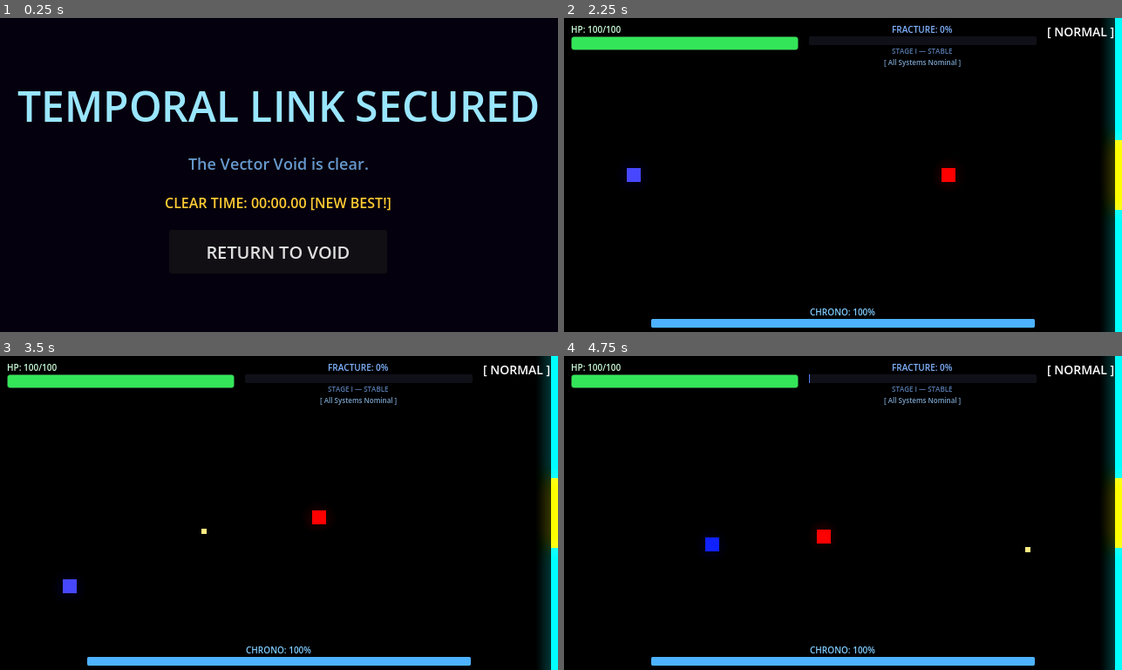
Above: before the commit, frames 1-4 (two rows, left to right).
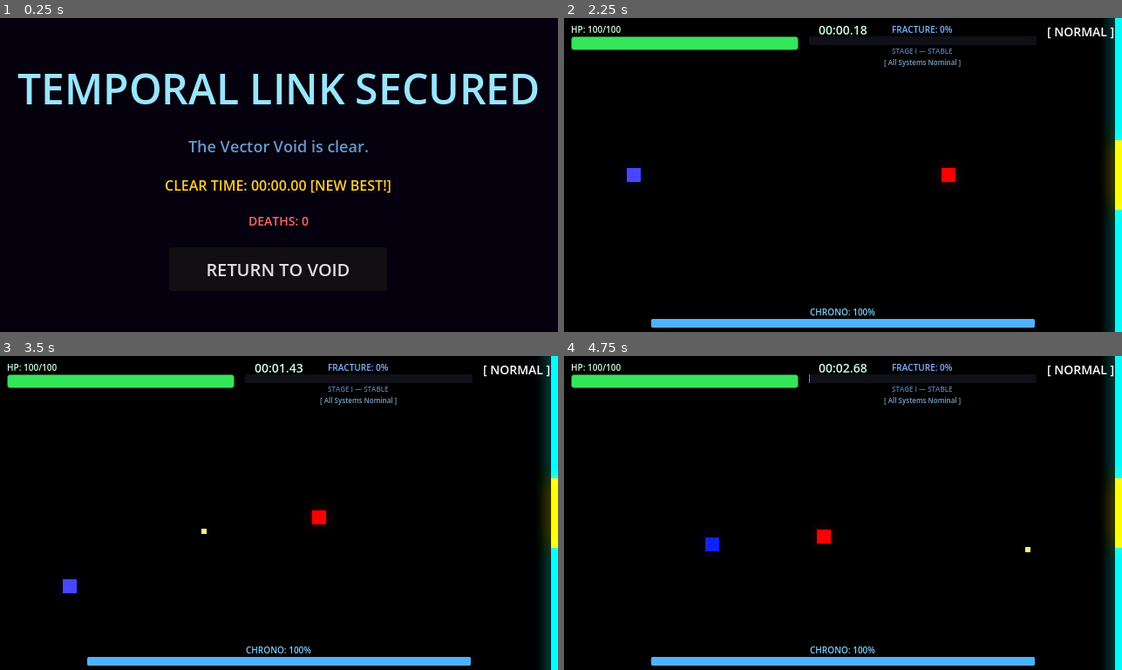
Above: after the commit, the same moments.

Repository: scarf-y/Polychron
Game: Godot game, scene res://scenes/ui/win_screen.tscn
Same seed, same stepped clock (60 frames per second), same inputs: the game is played once before the commit and once after it. This scene is started directly instead of the project's main scene.
Inputs (mouse positions are in pixels of both pictures, inside the frame that each line leads up to):
- Up to frame 1 (0.25 s): no input
- Up to frame 2 (2.25 s): tap Enter at 0.5 s; move the mouse to (965, 159) at 0.52 s; hold D (move_right) 0.53-1.25 s; tap Q (dash) at 0.6 s; click "RETURN TO VOID" at 1.25 s; click "ENTER THE VOID" at 2 s
- Up to frame 3 (3.5 s): move the mouse to (167, 528) at 2.77 s; hold S (move_down) from 2.78 s (still down); click (167, 528) at 2.85 s
- Up to frame 4 (4.75 s): move the mouse to (898, 443) at 3.52 s; release S (move_down) at 3.53 s; hold D (move_right) 3.53-4.28 s; tap E (time_erase) at 3.6 s; move the mouse to (815, 575) at 4.27 s; hold W (move_up) from 4.28 s (still down); tap Shift (time_slow) at 4.35 s

The runs differ from the first frame. In frame 1, 9.2% of the frame differs, in the area x 3-97%, y 17-83%; in frame 2, 0.1%; in frame 3, 0.1%; in frame 4, 0.1%.

Commit message:
feat: show timer on HUD and track death count

Diff:
--- a/scripts/hud.gd
+++ b/scripts/hud.gd
@@ -16,6 +16,7 @@
 var fracture_debuff_label: Label = null
 var state_label: Label = null
 var lockdown_warning: Label = null
+var game_timer_label: Label = null
 
 var _lockdown_pulse_tween: Tween = null
 var _player_ref: Node = null
@@ -75,6 +76,16 @@
 	top_bar.offset_bottom = 50.0
 	top_bar.add_theme_constant_override("separation", 12)
 	add_child(top_bar)
+
+	# Game Timer Label
+	game_timer_label = Label.new()
+	game_timer_label.text = "00:00.00"
+	game_timer_label.add_theme_font_size_override("font_size", 14)
+	game_timer_label.add_theme_color_override("font_color", Color(0.8, 1.0, 0.9))
+	game_timer_label.set_anchors_preset(Control.PRESET_TOP_WIDE)
+	game_timer_label.offset_top = 4.0
+	game_timer_label.horizontal_alignment = HORIZONTAL_ALIGNMENT_CENTER
+	add_child(game_timer_label)
 
 	# --- HP Section ---
 	var hp_vbox := VBoxContainer.new()
@@ -242,6 +253,14 @@
 	lockdown_warning.vertical_alignment = VERTICAL_ALIGNMENT_CENTER
 	lockdown_warning.visible = false
 	add_child(lockdown_warning)
+
+func _process(_delta: float) -> void:
+	if game_timer_label and TimeManager.game_is_active:
+		var time_seconds = TimeManager.game_time
+		var minutes := int(time_seconds) / 60
+		var seconds := int(time_seconds) % 60
+		var millis := int((time_seconds - int(time_seconds)) * 100)
+		game_timer_label.text = "%02d:%02d.%02d" % [minutes, seconds, millis]
 
 # =========================
 # SIGNAL HANDLERS
@@ -436,6 +455,9 @@
 # DEATH SCREEN
 # =========================
 func _on_player_died() -> void:
+	TimeManager.death_count += 1
+	TimeManager.game_is_active = false
+
 	if state_label:
 		state_label.text = "[ SEQUENCE TERMINATED ]"
 		state_label.add_theme_color_override("font_color", Color.RED)
--- a/scripts/time_manager.gd
+++ b/scripts/time_manager.gd
@@ -45,15 +45,17 @@
 # --- Persistent Player State ---
 var player_health: float = 100.0
 
-# --- Timer ---
+# --- Timer & Deaths ---
 var game_time: float = 0.0
 var best_game_time: float = -1.0
 var game_is_active: bool = false
+var death_count: int = 0
 
 ## Reset all fracture state — call on scene reload / respawn
 func reset_fracture(reset_hp: bool = false) -> void:
 	if reset_hp:
 		player_health = 100.0
+		death_count = 0
 
 	fracture_level = 0.0
 	is_lockdown = false
--- a/scripts/win_screen.gd
+++ b/scripts/win_screen.gd
@@ -28,6 +28,14 @@
 		vbox.add_child(time_label)
 		vbox.move_child(time_label, 2)
 
+		var death_label := Label.new()
+		death_label.text = "DEATHS: " + str(TimeManager.death_count)
+		death_label.add_theme_font_size_override("font_size", 14)
+		death_label.add_theme_color_override("font_color", Color(1.0, 0.4, 0.4))
+		death_label.horizontal_alignment = HORIZONTAL_ALIGNMENT_CENTER
+		vbox.add_child(death_label)
+		vbox.move_child(death_label, 3)
+
 	# Reset player health completely for a new run
 	TimeManager.player_health = 100.0
 	TimeManager.reset_fracture()
